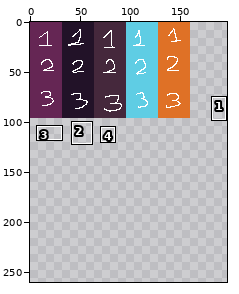
File history of a sprite sheet, assets/basic-terrain-tiles.png. Above: a wide view before the commit, with the close-up outlined.
Close-up. Earlier state:
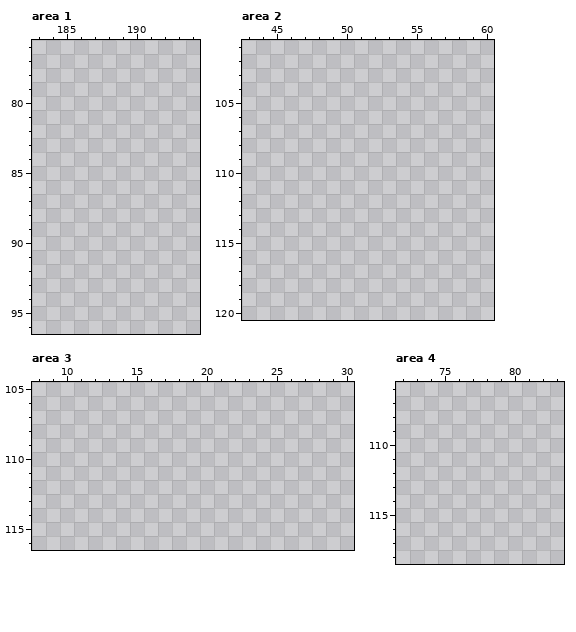
The file is 320x320 pixels. Colours within 5 levels of each other are drawn and written as one. Shown: area 1: x 183..194, y 76..96; area 2: x 43..60, y 101..120; area 3: x 8..30, y 105..116; area 4: x 72..83, y 106..118. The wide view leaves out empty margins. The commit also changed other parts of the picture, which this record leaves out.
Palette (. is transparent): 
After:
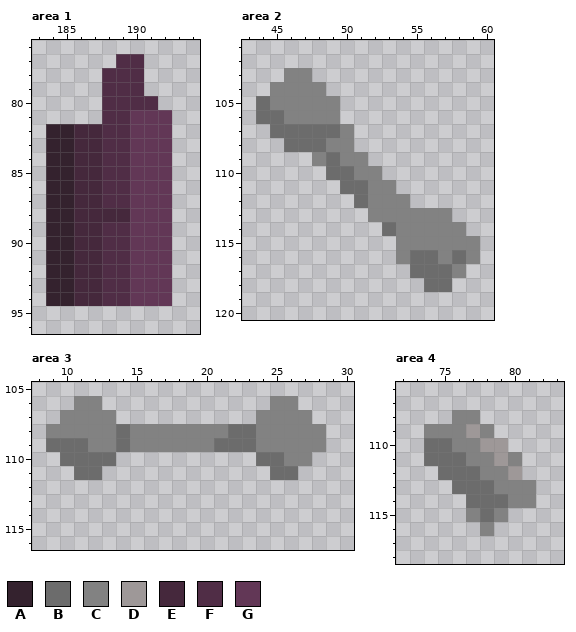
Colours new in this view: A #34222e  B #6c6c6c  C #828282  D #9e9898  E #45283c  F #502d46  G #623756
Changes in this commit:
Changed rows in their new state; - is an unchanged pixel.
Area 1:
first column x 184:
77 -----FF--
78 ----FFF--
79 ----FFF--
80 ----FFFF-
81 ----FFGGG
82 AAEEFFGGG
83 AAEEFFGGG
84 AAEEFFGGG
85 AAEEFFGGG
86 AAEEFFGGG
87 AAEEFFGGG
88 AAEEEEGGG
89 AAEEFFGGG
90 AAEEFFGGG
91 AAEEFFGGG
92 AAEEFFGGG
93 AAEEFFGGG
94 AAEEFFGGG
Area 2:
first column x 44:
103 --CC------------
104 -CCCC-----------
105 BCCCCC----------
106 BBCCCC----------
107 -BBBBBC---------
108 --BBBCC---------
109 ----CBCC--------
110 -----BBCC-------
111 ------BBCC------
112 -------BCCC-----
113 --------CCCCCC--
114 ---------BCCCCC-
115 ----------CCCCCC
116 ----------CBBCBC
117 -----------BBBC-
118 ------------BB--
Area 3:
first column x 9:
106 --CC------------CC--
107 -CCCC----------CCCC-
108 CCCCCBCCCCCCCBBCCCCC
109 BBBCCBCCCCCCBBBCCCCC
110 -BBBB----------BBCC-
111 --BB------------BB--
Area 4:
first column x 74:
108 --CC----
109 CCCDC---
110 BBCCDD--
111 BBBCCDC-
112 -BBBCCD-
113 --BBBCCC
114 ---BBBCC
115 ---CBC--
116 ----C---
